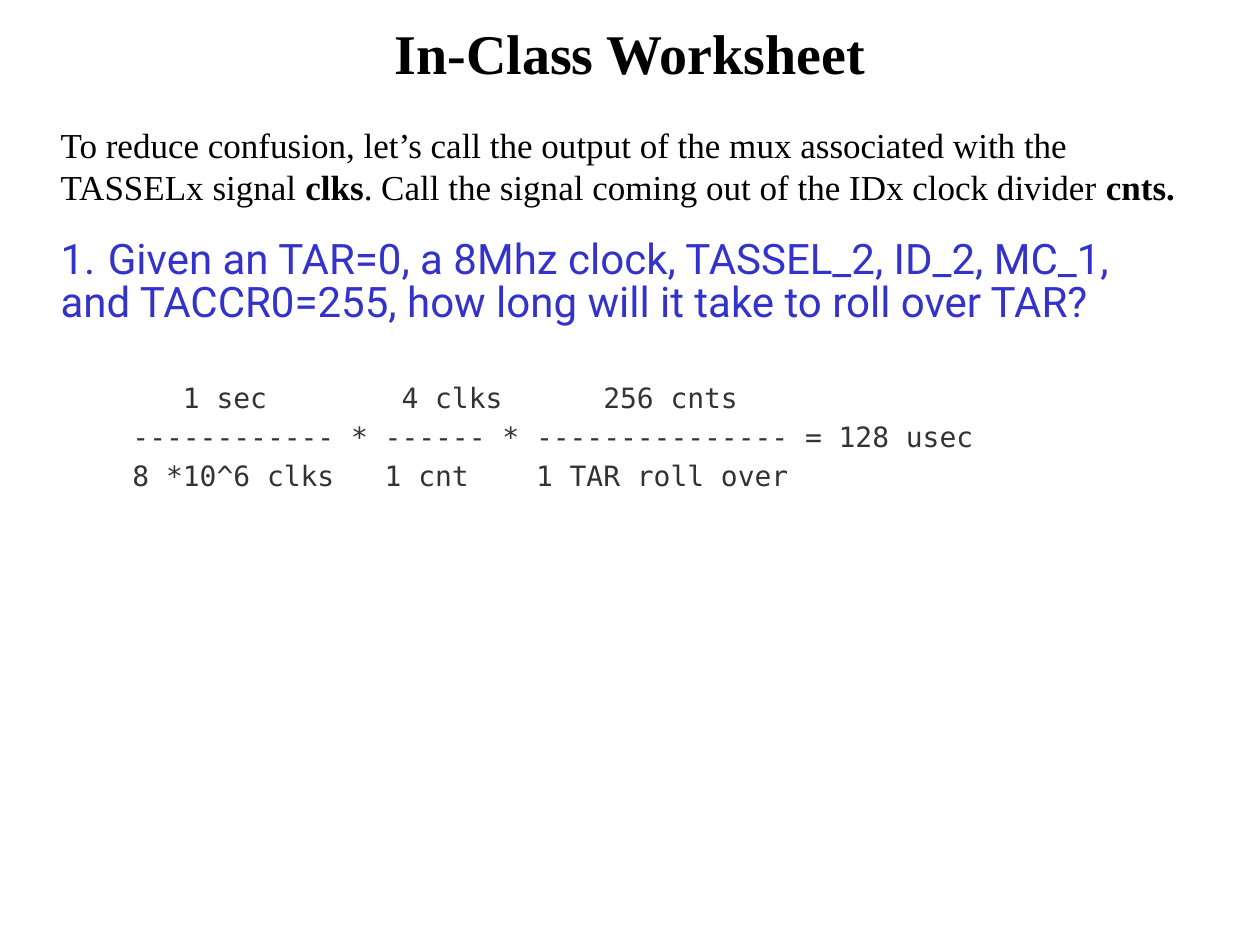
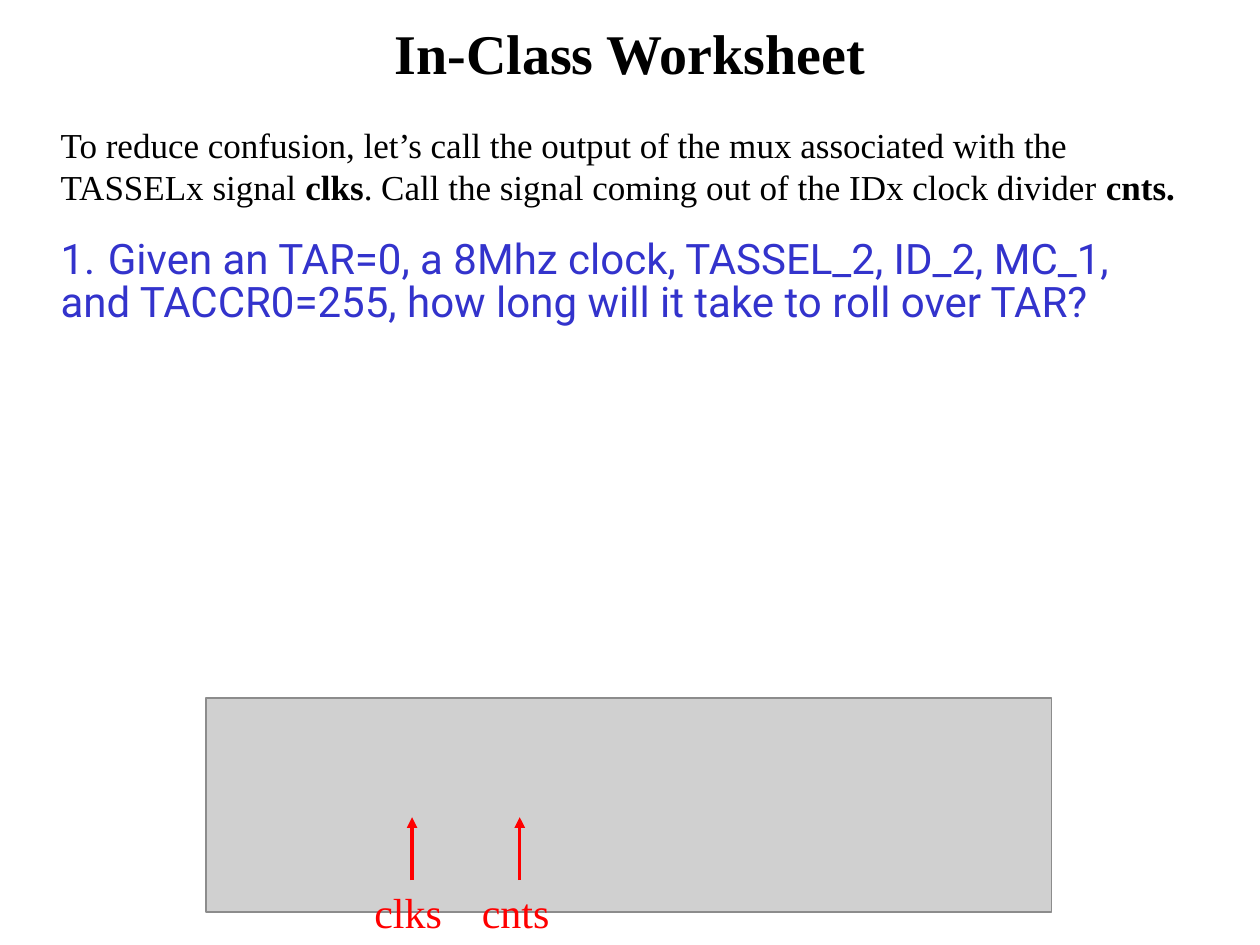
Before and after one commit to pw4rn3r/ECE382, a slide deck: slide 21 of notes/L25/Lsn25.pptx (slide 16 before the commit). Drawn at 1260x945 pixels with LibreOffice and Linux fonts; fonts in the diff are those of the drawing; grey boxes stand for pictures. Boxes give left, top, right and bottom in pixels: in the first picture for what was removed or moved away, otherwise in the second. Text is boxed around its words. In the diff, an @@ line names an element or a change of style, - is before the commit and + after.

```diff
--- a/notes/L25/Lsn25.pptx
+++ b/notes/L25/Lsn25.pptx
@@ text at <box>132,386,973,487</box>: paragraphs removed @@
-  1 sec 4 clks 256 cnts
-  ------------ * ------ * --------------- = 128 usec
-  8 *10^6 clks 1 cnt 1 TAR roll over
@@ picture added at <box>207,698,1052,912</box> @@
@@ arrow added from (412, 881) to (412, 818), #FF0000 2 pt @@
@@ arrow added from (519, 881) to (519, 818), #FF0000 2 pt @@
@@ text added at <box>374,895,442,937</box>, 24 pt, text #FF0000 @@
+clks
@@ text added at <box>482,895,550,937</box>, 24 pt, text #FF0000 @@
+cnts
```
Also in this commit, not shown: 19 other slides changed, 16 slides added, 4 slides removed.
